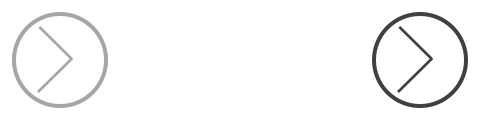
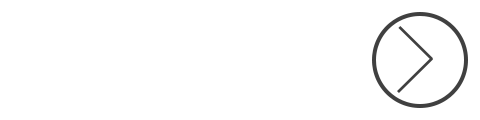
Layered file, before and after one edit (480x120). Changes by layer:
"1": opacity 100% → 30% over [12, 12, 108, 108]
painted on "形状 1" (1st of 2, in "1") over [37, 26, 73, 93]
painted on "椭圆 1" (1st of 2, in "1") over [12, 12, 108, 108]
